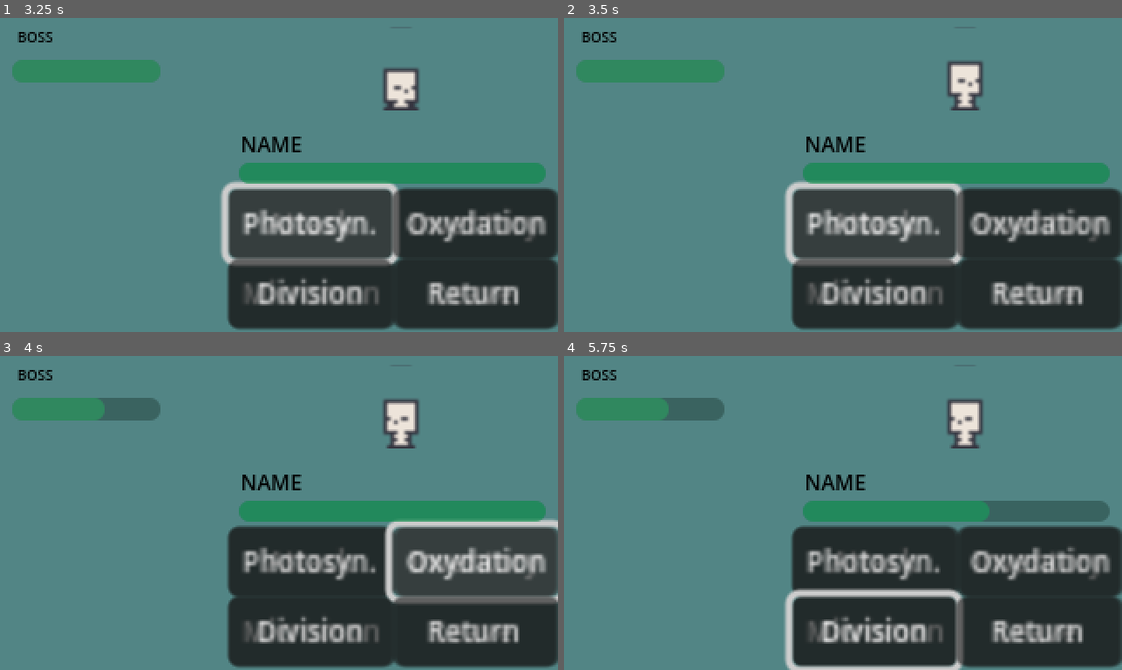
Above: before the commit, frames 1-4 (two rows, left to right).
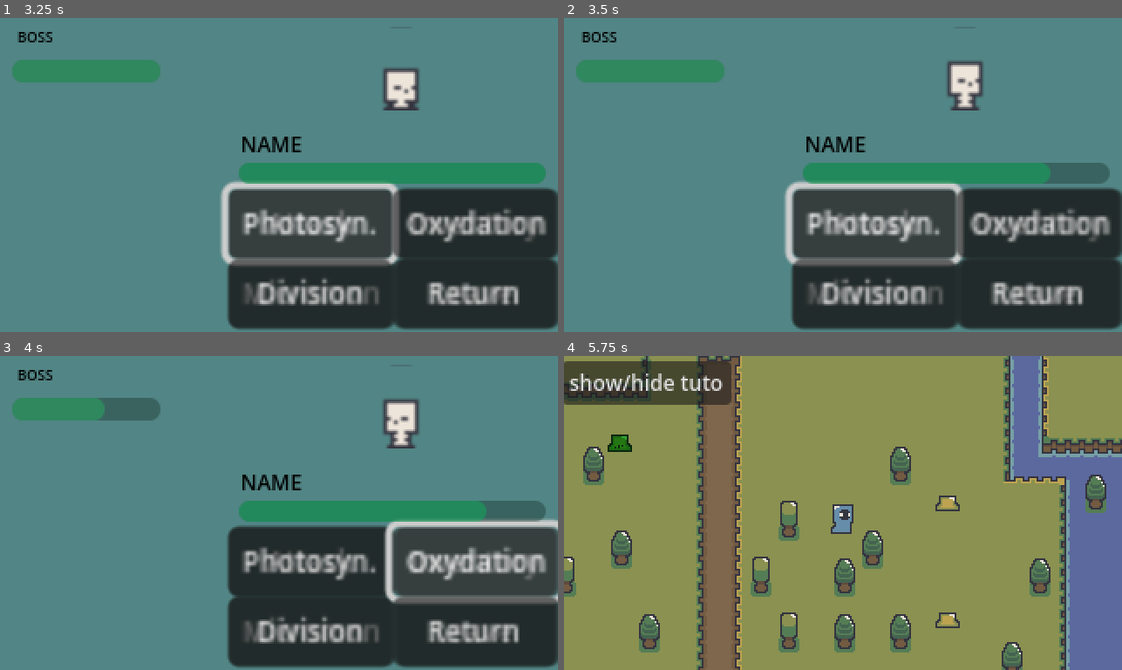
Above: after the commit, the same moments.

Repository: icvara/GERF_videogame
Game: Godot game, scene res://Micromon/main_micromon.tscn
Two runs of this game, one before a commit and one after it. Both use one fixed random seed, a clock stepped at 60 frames per second and the inputs below. This scene is started directly instead of the project's main scene. The engine's default icon, where the game draws it, is replaced by a stand-in: a white triangle on a blue panel in a dark square.
Inputs (mouse positions are in pixels of both pictures, inside the frame that each line leads up to):
- Up to frame 1 (3.25 s): click "show/hide tuto" at 0.5 s; tap Enter at 1.25 s; move the mouse to (401, 159) at 1.27 s; hold D (right) 1.28-2 s; tap F (fight) at 1.35 s; click (401, 159) at 1.42 s; click "Attack" at 2 s; click "Photosyn." at 2.75 s
- Up to frame 2 (3.5 s): no input
- Up to frame 3 (4 s): click "Oxydation" at 3.5 s
- Up to frame 4 (5.75 s): click "Division" at 4.25 s; move the mouse to (731, 528) at 5.02 s; hold S (down) from 5.03 s (still down); tap Space (space) at 5.1 s

Frame 1 is identical in both runs. In frame 2, 0.7% of the frame differs, in the area x 86-98%, y 46-53%; in frame 3, 0.7%; in frame 4, 99%, in the area x 0-100%, y 0-100%.

Commit message:
add end figh

Diff:
--- a/Micromon/fight_scene.gd
+++ b/Micromon/fight_scene.gd
@@ -8,11 +8,19 @@
 	pass
 
 
-# Called every frame. 'delta' is the elapsed time since the previous frame.
-func _process(delta):
-	pass
 
-
+func Enemy_turn():
+	await get_tree().create_timer(.5).timeout
+	if $Enemy/ProgressBar.value <= 0.:
+		hide()
+		$Player/ProgressBar.value = 100
+		$Enemy/ProgressBar.value = 100
+	else:
+		$Player/ProgressBar.value -= 20
+		await get_tree().create_timer(.5).timeout
+		if $Player/ProgressBar.value <= 0.:
+			hide()
+			$Enemy/ProgressBar.value = 100
 
 func Start():
 	show()
@@ -45,11 +53,12 @@
 
 func a1_on__pressed() -> void:
 	$Player/ProgressBar.value += 20
-
+	Enemy_turn()
 
 func a2_on__pressed() -> void:
 	$Enemy/ProgressBar.value -= 40
-
+	Enemy_turn()
 
 func a3_on__pressed() -> void:
 	$Player/ProgressBar.value -= 20
+	Enemy_turn()
--- a/Micromon/fight_scene.tscn
+++ b/Micromon/fight_scene.tscn
@@ -178,7 +178,7 @@
 position = Vector2(230, 29)
 scale = Vector2(2, 2)
 sprite_frames = SubResource("SpriteFrames_i8x2q")
-frame_progress = 0.0468552
+frame_progress = 0.0597648
 
 [node name="ProgressBar" type="ProgressBar" parent="Enemy"]
 modulate = Color(0.131793, 0.753388, 0.370285, 1)
